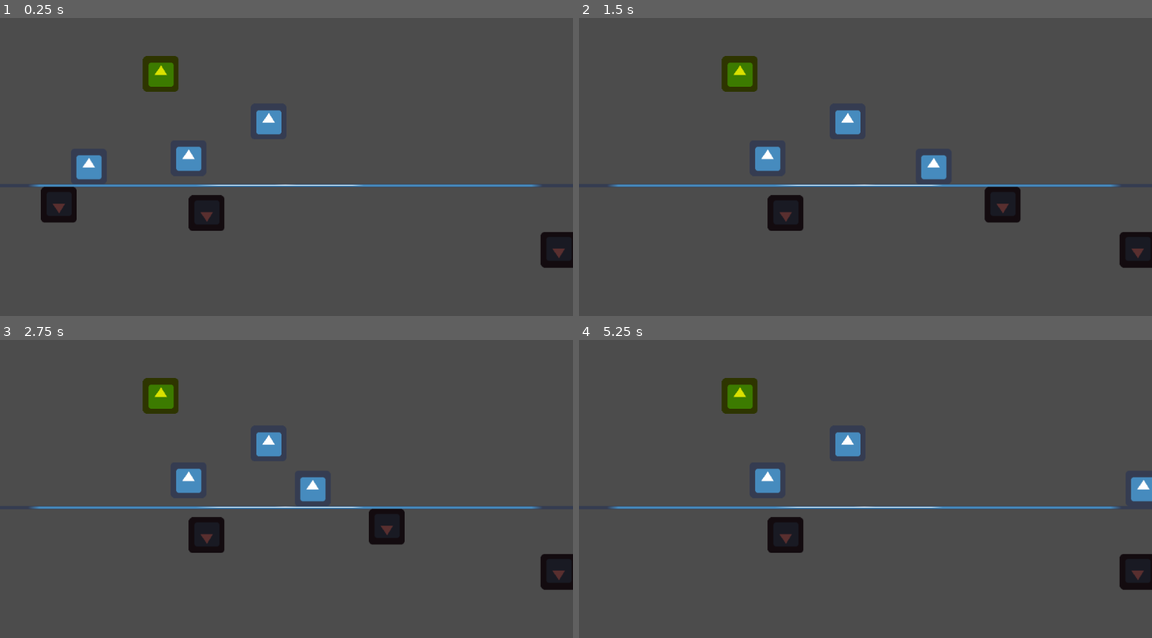
Above: before the commit, frames 1-4 (two rows, left to right).
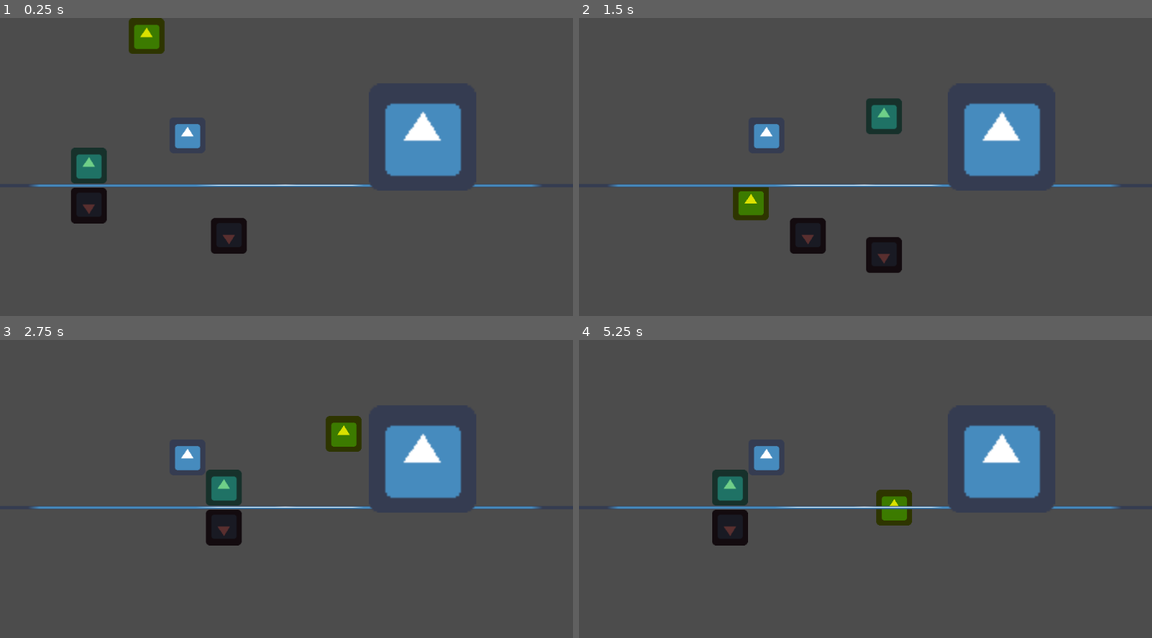
Above: after the commit, the same moments.

Repository: gramozilho/More-Than-Meets-The-Eye-GWJ14
Game: Godot game, scene res://Mockup.tscn
Two runs of this game, one before a commit and one after it. Both use one fixed random seed, a clock stepped at 60 frames per second and the inputs below. The engine's default icon, where the game draws it, is replaced by a stand-in: a white triangle on a blue panel in a dark square.
Inputs (mouse positions are in pixels of both pictures, inside the frame that each line leads up to):
- Up to frame 1 (0.25 s): no input
- Up to frame 2 (1.5 s): tap Enter at 0.5 s; move the mouse to (991, 169) at 0.52 s; press the mouse at (991, 169) at 0.53 s; hold D (right) from 0.53 s (still down); tap W (up) at 0.77 s; move the mouse to (750, 202) at 1.27 s; release the mouse at (750, 202) at 1.28 s; click (750, 202) at 1.35 s
- Up to frame 3 (2.75 s): tap W (up) at 1.52 s; move the mouse to (343, 435) at 2.02 s; release D (right) at 2.03 s; press the mouse at (343, 435) at 2.03 s; hold A (left) from 2.03 s (still down)
- Up to frame 4 (5.25 s): move the mouse to (836, 575) at 2.77 s; release A (left) at 2.78 s; release the mouse at (836, 575) at 2.78 s; hold D (right) 2.78-4.28 s; click (836, 575) at 2.85 s; tap W (up) at 3.02, 3.77, 4.52 s; move the mouse to (1037, 557) at 3.52 s; press the mouse at (1037, 557) at 3.53 s; move the mouse to (693, 456) at 4.27 s; release the mouse at (693, 456) at 4.28 s; hold A (left) 4.28-5.03 s; click (693, 456) at 4.35 s; move the mouse to (894, 506) at 5.02 s; press the mouse at (894, 506) at 5.03 s; hold D (right) from 5.03 s (still down)

The runs differ from the first frame. In frame 1, 9.9% of the frame differs, in the area x 7-100%, y 0-84%; in frame 2, 10%, in the area x 24-100%, y 12-86%; in frame 3, 9.4%; in frame 4, 9.1%.

Commit message:
Main mechanic working

Diff:
--- a/Mockup.gd
+++ b/Mockup.gd
@@ -4,3 +4,7 @@
 	var my_group_members = get_tree().get_nodes_in_group("cast_shadow")
 	for member in my_group_members:
 		$Light.connect("light_position", member, "_on_Light_light_position")
+
+func _physics_process(delta):
+	if Input.is_action_pressed("click"):
+		$Light.global_position = get_global_mouse_position()
--- a/Mockup.tscn
+++ b/Mockup.tscn
@@ -1,7 +1,7 @@
 [gd_scene load_steps=7 format=2]
 
 [ext_resource path="res://Border.tscn" type="PackedScene" id=1]
-[ext_resource path="res://Object.tscn" type="PackedScene" id=2]
+[ext_resource path="res://Obstacle.tscn" type="PackedScene" id=2]
 [ext_resource path="res://Light.tscn" type="PackedScene" id=3]
 [ext_resource path="res://Mockup.gd" type="Script" id=4]
 [ext_resource path="res://Player.tscn" type="PackedScene" id=5]
@@ -10,19 +10,23 @@
 [node name="Node2D" type="Node2D"]
 script = ExtResource( 4 )
 
-[node name="Player" parent="." instance=ExtResource( 2 )]
-position = Vector2( 336.842, 250.526 )
-
-[node name="Obs" parent="." instance=ExtResource( 2 )]
-position = Vector2( 480, 185.263 )
-
 [node name="Light" parent="." instance=ExtResource( 3 )]
-position = Vector2( 287.368, 100 )
+position = Vector2( 261.709, 32.3517 )
 
 [node name="Border" parent="." instance=ExtResource( 1 )]
 position = Vector2( 500, 300 )
 
 [node name="Node2D" parent="Border" instance=ExtResource( 6 )]
 
-[node name="Player2" parent="." instance=ExtResource( 5 )]
+[node name="Player" parent="." instance=ExtResource( 5 )]
 position = Vector2( 158.614, 234.063 )
+
+[node name="TileMap" type="TileMap" parent="."]
+format = 1
+
+[node name="Obstacle" parent="." instance=ExtResource( 2 )]
+position = Vector2( 334.743, 209.943 )
+
+[node name="Obstacle2" parent="." instance=ExtResource( 2 )]
+position = Vector2( 754.629, 213.442 )
+scale = Vector2( 3, 3 )
--- a/Object.gd
+++ b/Object.gd
@@ -10,6 +10,12 @@
 	print('vy: ', viewport_size.y)
 
 func _physics_process(delta):
+	shadow_cast()
+
+func shadow_cast():
+	pass
+
+func saved_physics_process(delta):
 	var current_position = $Body.global_position
 
 	#$Shadow.global_position.x = $Body/Sprite.global_position.x
--- a/Object.tscn
+++ b/Object.tscn
@@ -1,15 +1,30 @@
-[gd_scene load_steps=4 format=2]
+[gd_scene load_steps=7 format=2]
 
 [ext_resource path="res://icon.png" type="Texture" id=1]
 [ext_resource path="res://Object.gd" type="Script" id=2]
 
+[sub_resource type="RectangleShape2D" id=2]
+extents = Vector2( 32.5066, 32.3854 )
+
+[sub_resource type="RectangleShape2D" id=4]
+extents = Vector2( 32.0665, 31.9453 )
+
 [sub_resource type="RectangleShape2D" id=1]
 extents = Vector2( 31.6264, 31.9453 )
+
+[sub_resource type="RectangleShape2D" id=3]
+extents = Vector2( 32.9468, 31.9453 )
 
 [node name="Object" type="KinematicBody2D" groups=[
 "cast_shadow",
 ]]
 script = ExtResource( 2 )
+
+[node name="CollisionBody_main" type="CollisionShape2D" parent="."]
+shape = SubResource( 2 )
+
+[node name="CollisionFake_main" type="CollisionShape2D" parent="."]
+shape = SubResource( 4 )
 
 [node name="Body" type="Area2D" parent="."]
 collision_layer = 2
@@ -40,3 +55,14 @@
 
 [node name="CollisionShadow" type="CollisionShape2D" parent="Shadow"]
 shape = SubResource( 1 )
+
+[node name="FakeShadow" type="Area2D" parent="."]
+collision_layer = 2
+collision_mask = 9
+
+[node name="SpriteFakeShadow" type="Sprite" parent="FakeShadow"]
+modulate = Color( 0, 0.670588, 0.168627, 0.560784 )
+texture = ExtResource( 1 )
+
+[node name="CollisionFakeShadow" type="CollisionShape2D" parent="FakeShadow"]
+shape = SubResource( 3 )
--- /dev/null
+++ b/Obstacle.gd
@@ -0,0 +1,11 @@
+extends "res://Object.gd"
+
+func shadow_cast():
+	var current_position = $Body.global_position
+	# Raycast handling
+	var collision_point = $Body/RayCast2D.get_collision_point()
+	$Shadow.global_position = current_position + (collision_point - current_position)*2
+	# Deal with fake shadow
+	$FakeShadow.global_position.x = $Shadow.global_position.x
+	$FakeShadow.global_position.y = $Body.global_position.y
+	$CollisionFake_main.global_position = $FakeShadow/CollisionFakeShadow.global_position
--- /dev/null
+++ b/Obstacle.tscn
@@ -0,0 +1,10 @@
+[gd_scene load_steps=3 format=2]
+
+[ext_resource path="res://Object.tscn" type="PackedScene" id=1]
+[ext_resource path="res://Obstacle.gd" type="Script" id=2]
+
+[node name="Obstacle" instance=ExtResource( 1 )]
+script = ExtResource( 2 )
+
+[node name="FakeShadow" parent="." index="4"]
+visible = false
--- a/Player.gd
+++ b/Player.gd
@@ -7,6 +7,10 @@
 const MIN_Y_SPEED = 1
 
 var y_velo = 0
+
+func _ready():
+	#$FakeShadow.collision_layer() DISABLE FAKE SHADOW ONPLAYER
+	$CollisionFake_main.disabled = true
 
 func _physics_process(delta):
 	var move_dir = 0
@@ -24,3 +28,7 @@
 		y_velo = MIN_Y_SPEED
 	if y_velo > MAX_FALL_SPEED:
 		y_velo = MAX_FALL_SPEED
+
+func shadow_cast():
+	$Shadow.global_position.x = $Body.global_position.x
+	$Shadow.global_position.y = viewport_size.y - $Body.global_position.y
--- a/Player.tscn
+++ b/Player.tscn
@@ -1,13 +1,8 @@
-[gd_scene load_steps=4 format=2]
+[gd_scene load_steps=3 format=2]
 
 [ext_resource path="res://Object.tscn" type="PackedScene" id=1]
 [ext_resource path="res://Player.gd" type="Script" id=2]
 
-[sub_resource type="RectangleShape2D" id=1]
-extents = Vector2( 31.812, 31.0868 )
-
 [node name="Player" instance=ExtResource( 1 )]
+collision_mask = 18
 script = ExtResource( 2 )
-
-[node name="CollisionShape2D" type="CollisionShape2D" parent="." index="0"]
-shape = SubResource( 1 )
--- a/project.godot
+++ b/project.godot
@@ -41,6 +41,11 @@
 "events": [ Object(InputEventKey,"resource_local_to_scene":false,"resource_name":"","device":0,"alt":false,"shift":false,"control":false,"meta":false,"command":false,"pressed":false,"scancode":65,"unicode":0,"echo":false,"script":null)
  ]
 }
+click={
+"deadzone": 0.5,
+"events": [ Object(InputEventMouseButton,"resource_local_to_scene":false,"resource_name":"","device":0,"alt":false,"shift":false,"control":false,"meta":false,"command":false,"button_mask":0,"position":Vector2( 0, 0 ),"global_position":Vector2( 0, 0 ),"factor":1.0,"button_index":1,"pressed":false,"doubleclick":false,"script":null)
+ ]
+}
 
 [layer_names]
 
@@ -48,6 +53,7 @@
 2d_physics/layer_2="Body"
 2d_physics/layer_3="Shadow"
 2d_physics/layer_4="Division"
+2d_physics/layer_5="FakeShadow"
 
 [rendering]
 
